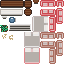
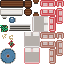
Comparing the layer stacks of the two 64 × 64 images. Changes:
painted on "Layer" over [left=0, top=12, right=39, bottom=64]
